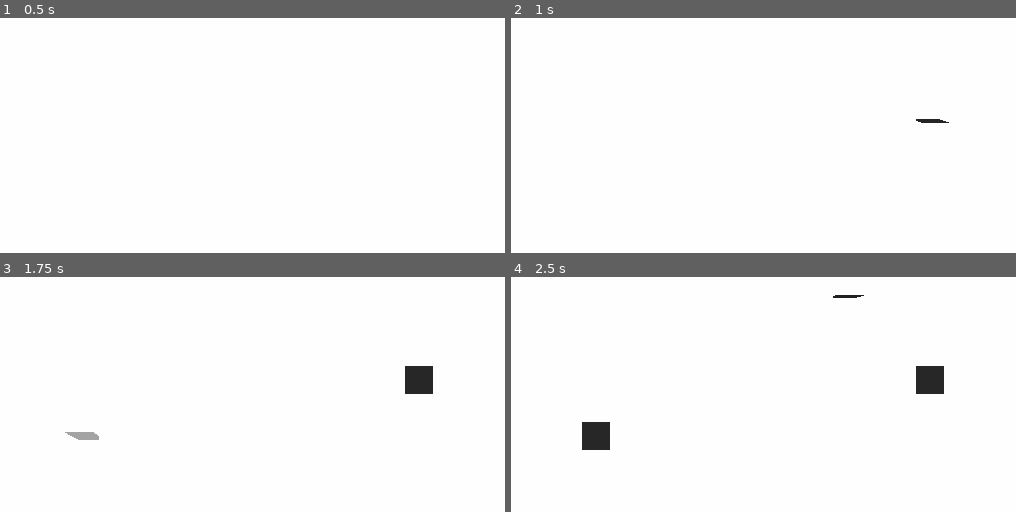
Above: before the commit, frames 1-4 (two rows, left to right).
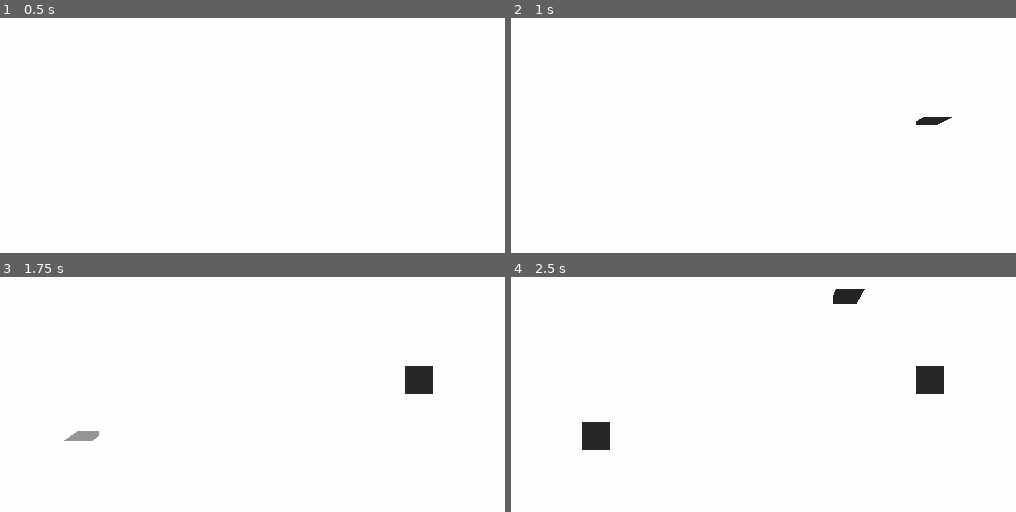
Above: after the commit, the same moments.

Repository: Eturnip/LD45
Game: Godot game, scene res://Assets/Scenes/Main.tscn
Same seed, same stepped clock (60 frames per second), same inputs: the game is played once before the commit and once after it.
Inputs (mouse positions are in pixels of both pictures, inside the frame that each line leads up to):
- Up to frame 1 (0.5 s): no input
- Up to frame 2 (1 s): tap Enter at 0.5 s; move the mouse to (940, 126) at 0.52 s; press the mouse at (940, 126) at 0.53 s
- Up to frame 3 (1.75 s): move the mouse to (90, 432) at 1.27 s; release the mouse at (90, 432) at 1.28 s; click (90, 432) at 1.35 s
- Up to frame 4 (2.5 s): move the mouse to (844, 305) at 2.02 s; press the mouse at (844, 305) at 2.03 s

Frame 1 is identical in both runs. In frame 2, 0.1% of the frame differs, in the area x 80-88%, y 42-46%; in frame 3, 0.1%; in frame 4, 0.3%, in the area x 63-71%, y 5-12%.

Commit message:
changed flipping

Diff:
--- a/Assets/Scenes/Main.tscn
+++ b/Assets/Scenes/Main.tscn
@@ -1,6 +1,7 @@
-[gd_scene load_steps=3 format=2]
+[gd_scene load_steps=4 format=2]
 
-[ext_resource path="res://Assets/Scenes/TileInstancer.gd" type="Script" id=1]
+[ext_resource path="res://Assets/Scripts/Camera.gd" type="Script" id=1]
+[ext_resource path="res://Assets/Scripts/TileInstancer.gd" type="Script" id=2]
 
 [sub_resource type="Environment" id=1]
 background_mode = 1
@@ -11,9 +12,10 @@
 [node name="Camera" type="Camera" parent="."]
 transform = Transform( 1, 0, 0, 0, -4.37114e-008, 1, 0, -1, -4.37114e-008, 0, 12, 0 )
 environment = SubResource( 1 )
+script = ExtResource( 1 )
 
 [node name="DirectionalLight" type="DirectionalLight" parent="."]
 transform = Transform( 1, 0, 0, 0, -4.37114e-008, 1, 0, -1, -4.37114e-008, -0.0867252, 4.84595, 0.105965 )
 
 [node name="TileInstancer" type="Node" parent="."]
-script = ExtResource( 1 )
+script = ExtResource( 2 )
--- a/Assets/Scenes/Tile.tscn
+++ b/Assets/Scenes/Tile.tscn
@@ -1,7 +1,7 @@
 [gd_scene load_steps=12 format=2]
 
-[ext_resource path="res://Assets/Scenes/Tile.gd" type="Script" id=1]
-[ext_resource path="res://Assets/Scenes/TileState.gd" type="Script" id=2]
+[ext_resource path="res://Assets/Scripts/Tile.gd" type="Script" id=1]
+[ext_resource path="res://Assets/Scripts/TileState.gd" type="Script" id=2]
 
 [sub_resource type="BoxShape" id=1]
 
@@ -85,24 +85,29 @@
 [sub_resource type="Animation" id=9]
 resource_name = "Flip"
 length = 0.6
-tracks/0/type = "transform"
-tracks/0/path = NodePath(".")
+tracks/0/type = "value"
+tracks/0/path = NodePath(".:rotation_degrees")
 tracks/0/interp = 1
 tracks/0/loop_wrap = true
 tracks/0/imported = false
 tracks/0/enabled = true
-tracks/0/keys = PoolRealArray(  )
-tracks/1/type = "value"
-tracks/1/path = NodePath(".:rotation_degrees")
-tracks/1/interp = 2
-tracks/1/loop_wrap = true
-tracks/1/imported = false
-tracks/1/enabled = true
-tracks/1/keys = {
+tracks/0/keys = {
 "times": PoolRealArray( 0, 0.6 ),
 "transitions": PoolRealArray( 2, 0.5 ),
 "update": 0,
-"values": [ Vector3( 0, 0, 0 ), Vector3( 180, 0, 0 ) ]
+"values": [ Vector3( 0, 0, 0 ), Vector3( -180, 0, 0 ) ]
+}
+tracks/1/type = "value"
+tracks/1/path = NodePath(".:translation")
+tracks/1/interp = 1
+tracks/1/loop_wrap = true
+tracks/1/imported = false
+tracks/1/enabled = false
+tracks/1/keys = {
+"times": PoolRealArray( 0, 0.3, 0.6 ),
+"transitions": PoolRealArray( 1, 1, 1 ),
+"update": 0,
+"values": [ Vector3( 0, 0, 0 ), Vector3( 0, 0.5, 0 ), Vector3( 0, 0, 0 ) ]
 }
 
 [node name="Tile" type="Spatial"]
@@ -115,21 +120,23 @@
 transform = Transform( 0.5, 0, 0, 0, 0.5, 0, 0, 0, 0.5, 0, 0, 0 )
 shape = SubResource( 1 )
 
-[node name="Unflipped" type="MeshInstance" parent="StaticBody"]
+[node name="TileState" type="Node" parent="."]
+script = ExtResource( 2 )
+
+[node name="Flipper" type="Spatial" parent="."]
+
+[node name="Unflipped" type="MeshInstance" parent="Flipper"]
 transform = Transform( 1, 0, 0, 0, -4.37114e-008, 1, 0, -1, -4.37114e-008, 0, 0, 0 )
 material_override = SubResource( 4 )
 cast_shadow = 0
 mesh = SubResource( 5 )
 material/0 = null
 
-[node name="Flipped" type="MeshInstance" parent="StaticBody"]
+[node name="Flipped" type="MeshInstance" parent="Flipper"]
 transform = Transform( 1, 0, 0, 0, -4.37114e-008, -1, 0, 1, -4.37114e-008, 0, -0.01, 0 )
 cast_shadow = 0
 mesh = SubResource( 5 )
 material/0 = SubResource( 8 )
-
-[node name="TileState" type="Node" parent="."]
-script = ExtResource( 2 )
 
 [node name="AnimationPlayer" type="AnimationPlayer" parent="."]
 anims/Flip = SubResource( 9 )
--- /dev/null
+++ b/Assets/Scripts/Camera.gd
@@ -0,0 +1,13 @@
+extends Camera
+
+# Declare member variables here. Examples:
+# var a = 2
+# var b = "text"
+
+# Called when the node enters the scene tree for the first time.
+func _ready():
+	pass # Replace with function body.
+
+# Called every frame. 'delta' is the elapsed time since the previous frame.
+#func _process(delta):
+#	pass
--- a/Assets/Scenes/TileState.gd
+++ b/Assets/Scripts/TileState.gd
@@ -3,12 +3,14 @@
 # Declare member variables here. Examples:
 # var a = 2
 # var b = "text"
-var mouseover
+var mouseover : bool
 signal flip
+signal zLocation
 
 
 # Called when the node enters the scene tree for the first time.
 func _ready():
+
 	pass # Replace with function body.
 
 # Called every frame. 'delta' is the elapsed time since the previous frame.
@@ -25,9 +27,7 @@
 	print("mouse out")
 
 func _input(event):
-	if event.is_action_pressed("click") :
-		if mouseover == true:
+	if mouseover == true:
+		if event.is_action_pressed("click") :
 			emit_signal("flip")
-			print("flip")
-		else:
-			print("no flip")
+			emit_signal("zLocation")
Renamed: Assets/Scenes/CollisionShape.gd -> Assets/Scripts/CollisionShape.gd
Renamed: Assets/Scenes/Tile.gd -> Assets/Scripts/Tile.gd
Renamed: Assets/Scenes/TileInstancer.gd -> Assets/Scripts/TileInstancer.gd
